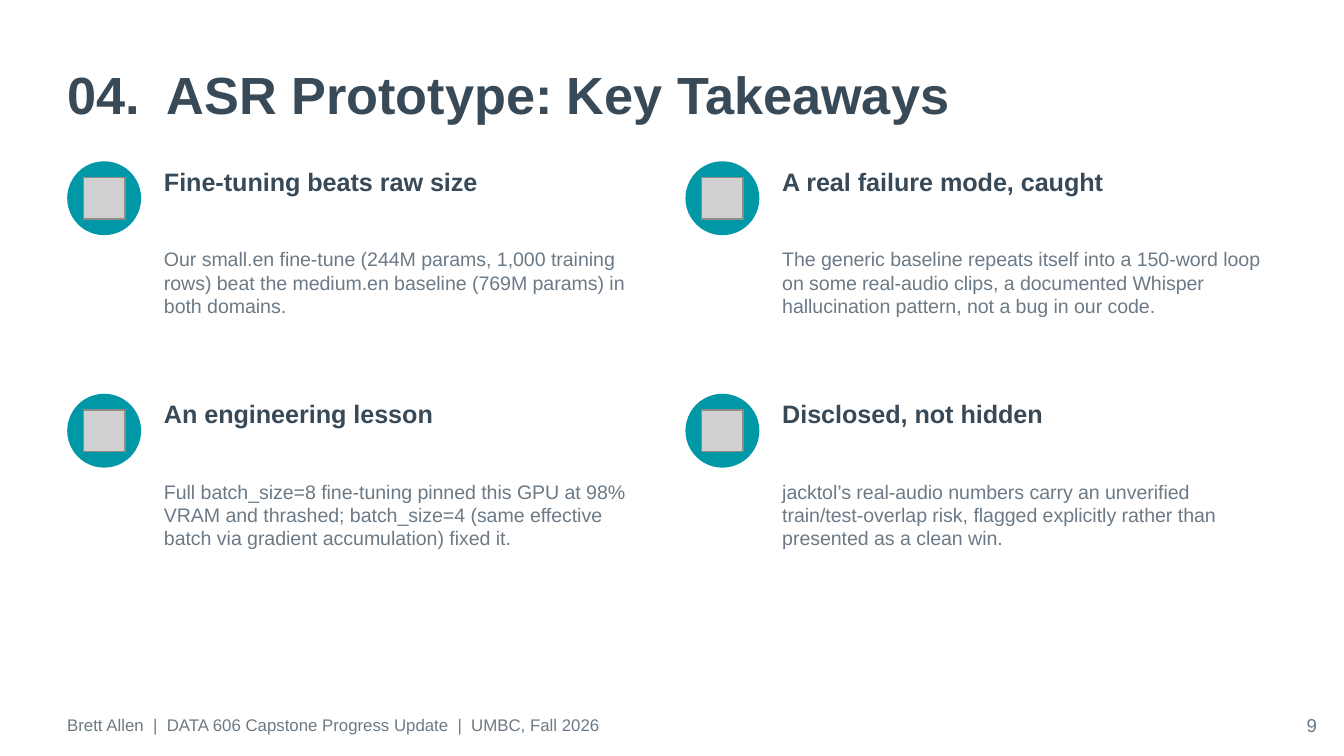
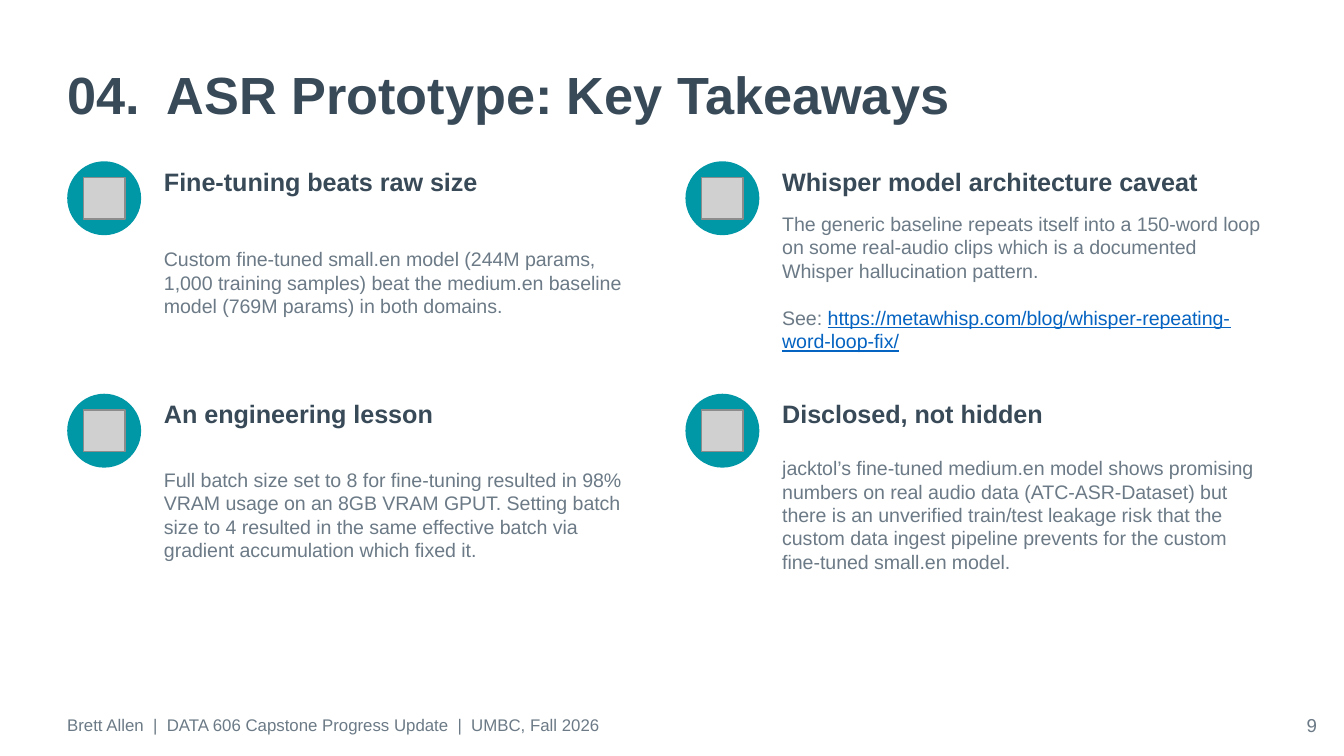
Before and after one commit to BrettFX/UMBC-DATA606-Capstone, a slide deck: slide 9 of docs/Allen_DATA_606_Capstone_Progress_Update.pptx. Drawn at 1344x756 pixels with LibreOffice and Linux fonts; fonts in the diff are those of the drawing; grey boxes stand for pictures. Boxes give left, top, right and bottom in pixels: in the first picture for what was removed or moved away, otherwise in the second. Text is boxed around its words. In the diff, an @@ line names an element or a change of style, - is before the commit and + after.

```diff
--- a/docs/Allen_DATA_606_Capstone_Progress_Update.pptx
+++ b/docs/Allen_DATA_606_Capstone_Progress_Update.pptx
@@ text at <box>782,172,1197,197</box>: text changed @@
-A real failure mode, caught
+Whisper model architecture caveat
@@ text at <box>782,217,1260,352</box>: text changed @@
-The generic baseline repeats itself into a 150-word loop on some real-audio clips, a documented Whisper hallucination pattern, not a bug in our code.
+The generic baseline repeats itself into a 150-word loop on some real-audio clips which is a documented Whisper hallucination pattern.
+See: https://metawhisp.com/blog/whisper-repeating-word-loop-fix/
@@ text at <box>164,252,622,317</box>: text changed @@
-Our small.en fine-tune (244M params, 1,000 training rows) beat the medium.en baseline (769M params) in both domains.
+Custom fine-tuned small.en model (244M params, 1,000 training samples) beat the medium.en baseline model (769M params) in both domains.
@@ text at <box>164,473,621,561</box>: text changed @@
-Full batch_size=8 fine-tuning pinned this GPU at 98% VRAM and thrashed; batch_size=4 (same effective batch via gradient accumulation) fixed it.
+Full batch size set to 8 for fine-tuning resulted in 98% VRAM usage on an 8GB VRAM GPUT. Setting batch size to 4 resulted in the same effective batch via gradient accumulation which fixed it.
@@ text at <box>782,461,1253,569</box>: text changed @@
-jacktol’s real-audio numbers carry an unverified train/test-overlap risk, flagged explicitly rather than presented as a clean win.
+jacktol’s fine-tuned medium.en model shows promising numbers on real audio data (ATC-ASR-Dataset) but there is an unverified train/test leakage risk that the custom data ingest pipeline prevents for the custom fine-tuned small.en model.
```
Also in this commit, not shown: 8 other slides changed.
